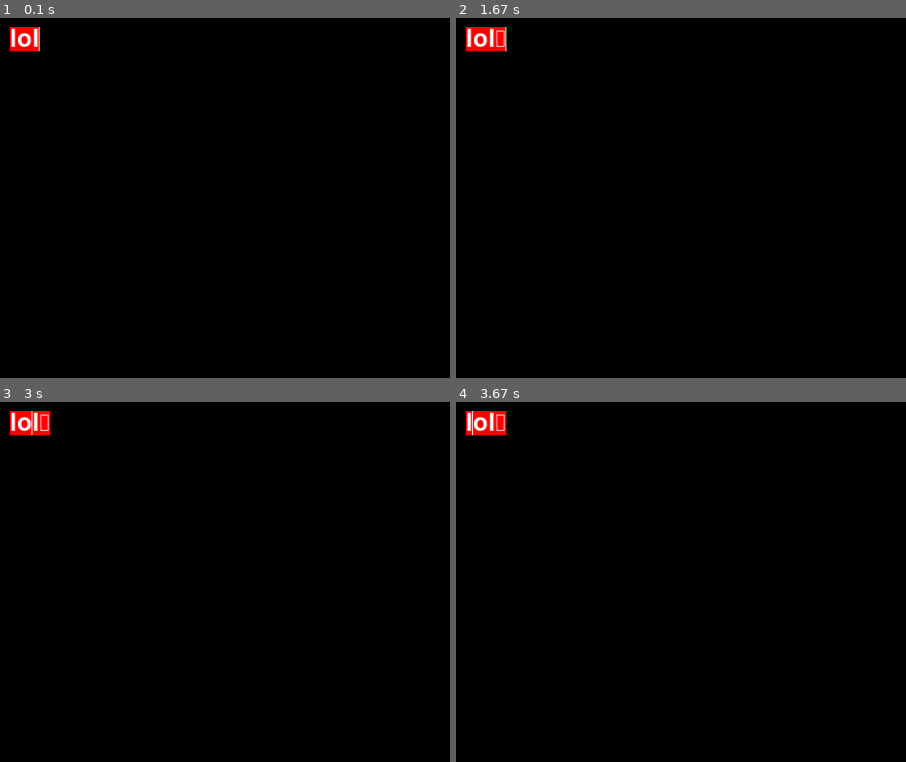
Above: before the commit, frames 1-4 (two rows, left to right).
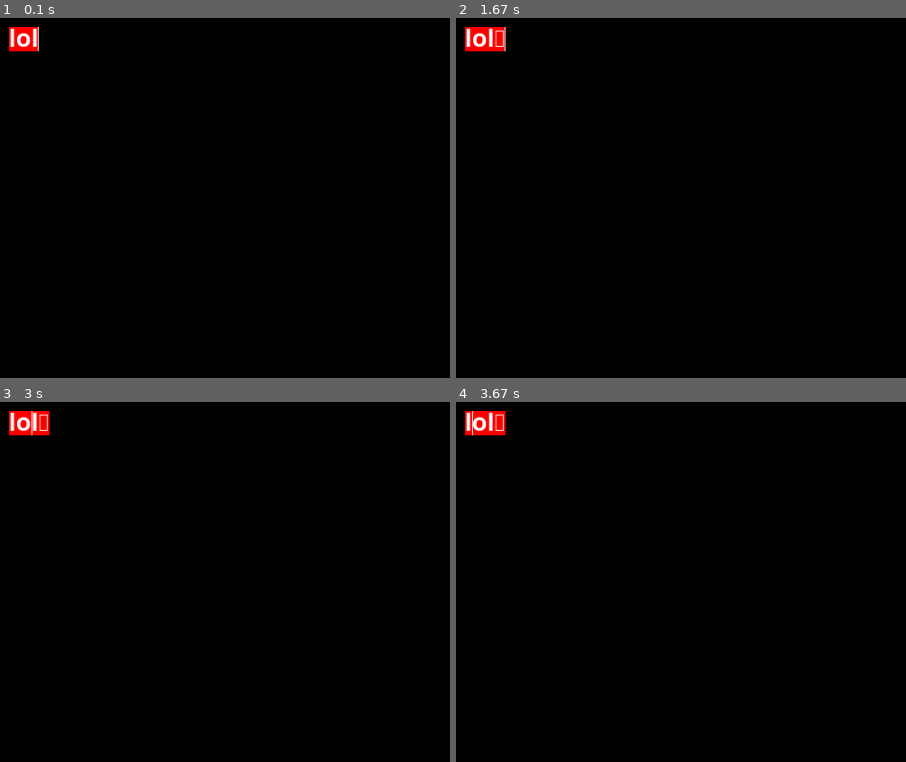
Above: after the commit, the same moments.

Repository: expoodo/pygame_textboxes
Game: pygame game, started from textsurfaces.py
Two runs of this game, one before a commit and one after it. Both use one fixed random seed, a clock stepped at 60 frames per second and the inputs below.
Inputs:
- Up to frame 1 (0.1 s): no input
- Up to frame 2 (1.67 s): tap Enter at 0.33 s; hold Right 0.67-1.13 s; tap Space at 0.73, 1.03, 1.23, 1.53 s; hold Right 1.17-1.63 s
- Up to frame 3 (3 s): hold Left 1.67-2.2 s; tap Space at 1.73, 2.03, 2.3, 2.6, 2.73 s; hold Left 2.23-2.63 s; hold Right from 2.67 s (still down)
- Up to frame 4 (3.67 s): tap Space at 3.03, 3.4 s; release Right at 3.3 s; hold Left from 3.33 s (still down)
The pictures show only the part of the screen within x 0-50%, y 0-50%; the shares and areas given below are measured in that part.

The runs differ from the first frame. In frame 1, 0.2% of the frame differs, in the area x 2-9%, y 2-10%; in frame 2, 0.3%, in the area x 2-12%, y 2-10%; in frame 3, 0.3%; in frame 4, 0.3%.

Commit message:
Update textsurfaces.py
messy italic cursor implementation

Diff:
--- a/textsurfaces.py
+++ b/textsurfaces.py
@@ -1,6 +1,7 @@
 import pygame
 import re
 import pyperclip
+import math
 
 
 def separate_words(text: str, return_len_values: bool = False, custom_separators: tuple | list = ("':", ";,.")):
@@ -17,7 +18,7 @@
     # make element have all non-alphanumeric characters as separators if it is None or ''
     custom_separators = ["^\w\W" if s is None or s == "" else s for s in custom_separators]
 
-    split_string = re.findall(fr"\w+(?:(?<=\d)[{custom_separators[1]}]?\d+|[{custom_separators[0]}]?\w*)+\W*", text)
+    split_string = re.findall(fr"\w+(?:(?<=\d)[{custom_separators[1]}]?\d+|[{custom_separators[0]}]?\w*)+\W*|\W+", text)
 
     if return_len_values:
         split_string = [len(element) for element in split_string]
@@ -28,9 +29,7 @@
 class TextLine(pygame.sprite.Sprite):
     """
     Class for managing a single line of text.
-
     cursor position is a number for each character in text, and 0 makes the cursor on the left.
-
     :param text: Text to be shown
     :param font: The font file
     :param size: Size of the font (in pixels)
@@ -54,12 +53,13 @@
         self._font = pygame.font.SysFont(self._font_file, self._font_size, self._bold, self._italic)
         self._surface = self._font.render(self._text, self._antialias, self._colour, self._text_background)
         self._rect = self._surface.get_rect()
+        self._true_rect = self._surface.get_rect()
         self._update_requested = False
 
         self.cursor = CursorManager(self._text, self._colour)
         self._left_text, self._right_text = self.cursor.get_split_text()
         self._left_text_size = self._font.size(self._left_text)
-        self._right_text_size = self._font.size(self._right_text)
+        self._right_text_size = self._font.size(self._right_text)  # GOAL: MAKE CURSOR ITALICIZED (TILTED) WHEN FONT IS
         self.is_focused = True
 
         self._request_update()
@@ -72,25 +72,80 @@
     def _update_surface(self):
         """update surface and make surface larger to fit in the cursor (only if it is requested)"""
         if self._update_requested:
-            text_surface = self._font.render(self._text, self._antialias, self._colour, self._text_background)
-            background_surface = pygame.Surface((text_surface.get_width() + self.cursor.width,
-                                                 text_surface.get_height()))
-
-            self._surface = background_surface
-            self._surface.blit(text_surface, (1, 0))
-            self._rect = self._surface.get_rect()
+            # prevent surface from updating two times unnecessarily when text is italic and cursor is visible
+            if not self.italic or self.italic and not (self.cursor.visible and self.cursor.enabled):
+                text_surface = self._font.render(self._text, self._antialias, self._colour, self._text_background)
+
+                if self.italic:  # make background surface bigger to fit in tilted cursor
+                    background_surface = pygame.Surface((text_surface.get_width() + self.cursor.italic_width,
+                                                         text_surface.get_height()))
+                else:
+                    background_surface = pygame.Surface((text_surface.get_width(),
+                                                         text_surface.get_height()))
+
+                self._surface = background_surface
+
+                if self.italic:
+                    self._surface.blit(text_surface, (self.cursor.italic_width, 0))
+                else:
+                    self._surface.blit(text_surface, (0, 0))
+
+                self._rect = self._surface.get_rect()
 
             if self.cursor.visible and self.cursor.enabled:
-                # update left and right substrings around cursor and fill the cursor into the surface
+                # update left and right substrings around cursor and blit cursor surface onto main surface
                 self._left_text, self._right_text = self.cursor.get_split_text()
                 self._left_text_size = self._font.size(self._left_text)
                 self._right_text_size = self._font.size(self._right_text)
 
                 cursor_size = (self.cursor.width, self._surface.get_height())
-                cursor_pos = (self._left_text_size[0], self._rect.top)
-                self._surface.fill(self.cursor.colour, (cursor_pos, cursor_size))
+                cursor_surface = pygame.Surface(cursor_size).convert_alpha()
+
+                if self.cursor.position_is_max():  # make cursor position exactly on the edge of the surface
+                    cursor_pos = (self._left_text_size[0] - self.cursor.width, self._rect.top)
+                else:
+                    cursor_pos = (self._left_text_size[0], self._rect.top)
+
+                cursor_surface.fill(self.cursor.colour)
+
+                if not self.italic:
+                    self._surface.blit(cursor_surface, cursor_pos)
+                else:  # tilt cursor a bit and make surface bigger to make space for it when text is italic
+                    rotated_cursor = pygame.transform.rotate(cursor_surface, self.cursor.angle).convert_alpha()
+                    text_surface = self._font.render(self._text, self._antialias, self._colour, self._text_background)
+
+                    self.cursor.italic_width = rotated_cursor.get_width()
+                    # move cursor more to the right of a space to make the space look bigger
+                    if self.left_text[-1:] == " ":
+                        background_surface = pygame.Surface((text_surface.get_width() + self.cursor.italic_width*2,
+                                                             text_surface.get_height()))
+                        new_rect = rotated_cursor.get_rect(
+                            center=(
+                                (cursor_pos[0] - self.cursor.italic_width / 2 - 1) + self.cursor.italic_width * 2,
+                                cursor_pos[1] + self._rect.height / 2))
+                    elif self.cursor.position_is_min():  # move cursor to the left more when it is at pos 0
+                        background_surface = pygame.Surface((text_surface.get_width() + self.cursor.italic_width * 2,
+                                                             text_surface.get_height()))
+                        new_rect = rotated_cursor.get_rect(
+                            center=(
+                                (cursor_pos[0] - self.cursor.italic_width / 2 - 1) +
+                                self.cursor.italic_width * math.floor(2.5),
+                                cursor_pos[1] + self._rect.height / 2))
+                    else:
+                        background_surface = pygame.Surface((text_surface.get_width() + self.cursor.italic_width,
+                                                             text_surface.get_height()))
+                        new_rect = rotated_cursor.get_rect(
+                            center=(cursor_pos[0] - self.cursor.italic_width / 2 - 1 + self.cursor.italic_width,
+                                    cursor_pos[1] + self._rect.height / 2))
+
+                    self._surface = background_surface
+                    self._surface.blit(text_surface, (self.cursor.italic_width, 0))
+                    self._rect = self._surface.get_rect()
+
+                    self._surface.blit(rotated_cursor, new_rect)
 
             self._update_requested = False
+            print(f"updating surface {pygame.time.get_ticks()}")
 
     def _check_for_cursor_changes(self):
         """check if `self.cursor` properties have been changed"""
@@ -114,6 +169,7 @@
                         if len(self.left_text) != 0:
                             if pressed_keys[pygame.K_LCTRL] or pressed_keys[pygame.K_RCTRL]:  # delete words
                                 split_string = separate_words(self.left_text, True)
+
                                 self.left_text = self.left_text[:-split_string[-1]]
                             else:
                                 self.left_text = self.left_text[:-1]
@@ -276,7 +332,6 @@
 class CursorManager:
     """
     Class for holding cursor settings and manipulation methods.
-
     :param text: the text that the cursor will be based on
     :param colour: colour of the text
     :param position: position of the cursor corresponding to the position of characters in the text (default value is
@@ -295,6 +350,8 @@
         self._property_changed = False
         self._previous_tick_visible = pygame.time.get_ticks()
         self._enabled = True
+        self._angle = -11
+        self._italic_width = 6
 
     def alert_change(self):
         """change _property_changed variable to True when a property is changed"""
@@ -343,6 +400,14 @@
         else:
             self._visible = True
 
+    def position_is_max(self):
+        """returns True if the cursor position is at the end of the text"""
+        return True if self.position >= len(self._text) else False
+
+    def position_is_min(self):
+        """returns True if the cursor position is at the start of the text (position 0)"""
+        return True if self.position <= 0 else False
+
     @property
     def width(self):
         return self._width
@@ -419,6 +484,24 @@
     @text.setter
     def text(self, value: str):
         self._text = value
+        self.alert_change()
+
+    @property
+    def angle(self):
+        return self._angle
+
+    @angle.setter
+    def angle(self, value: int):
+        self._angle = value
+        self.alert_change()
+
+    @property
+    def italic_width(self):
+        return self._italic_width
+
+    @italic_width.setter
+    def italic_width(self, value):
+        self._italic_width = value
         self.alert_change()
 
 
